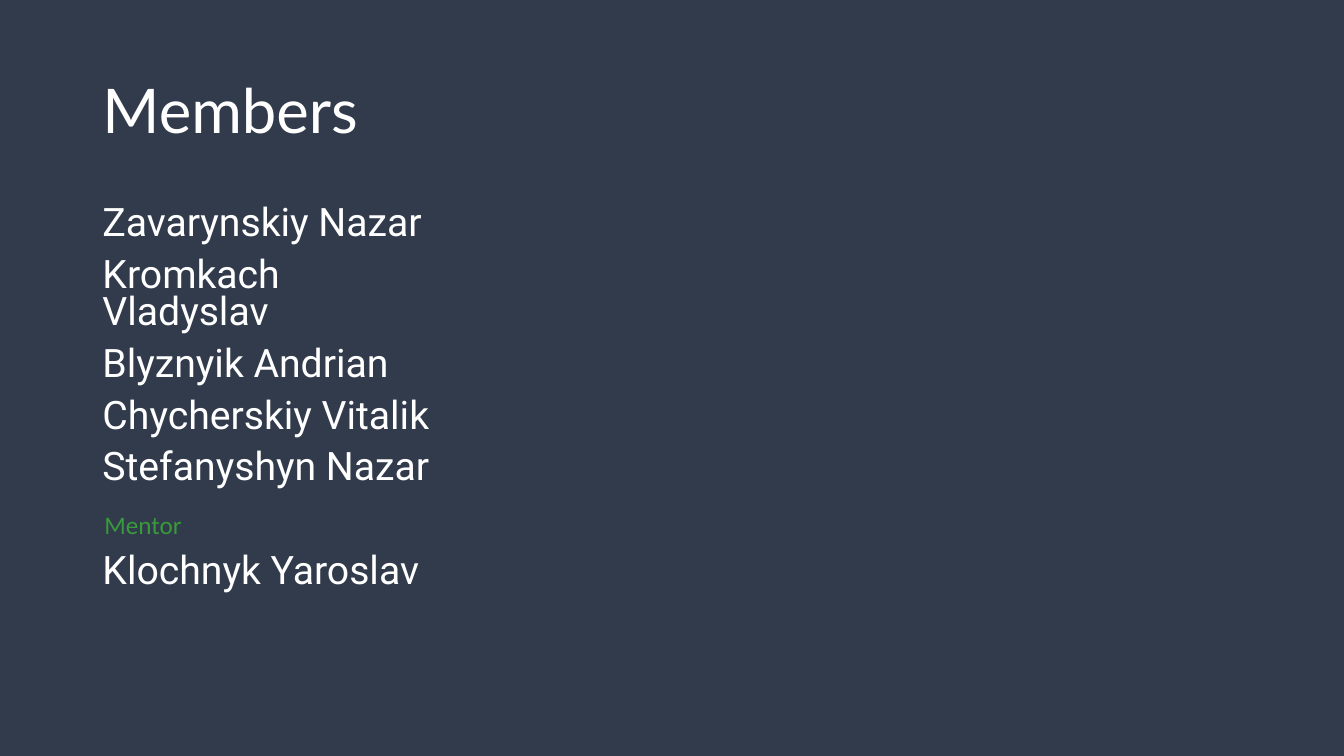
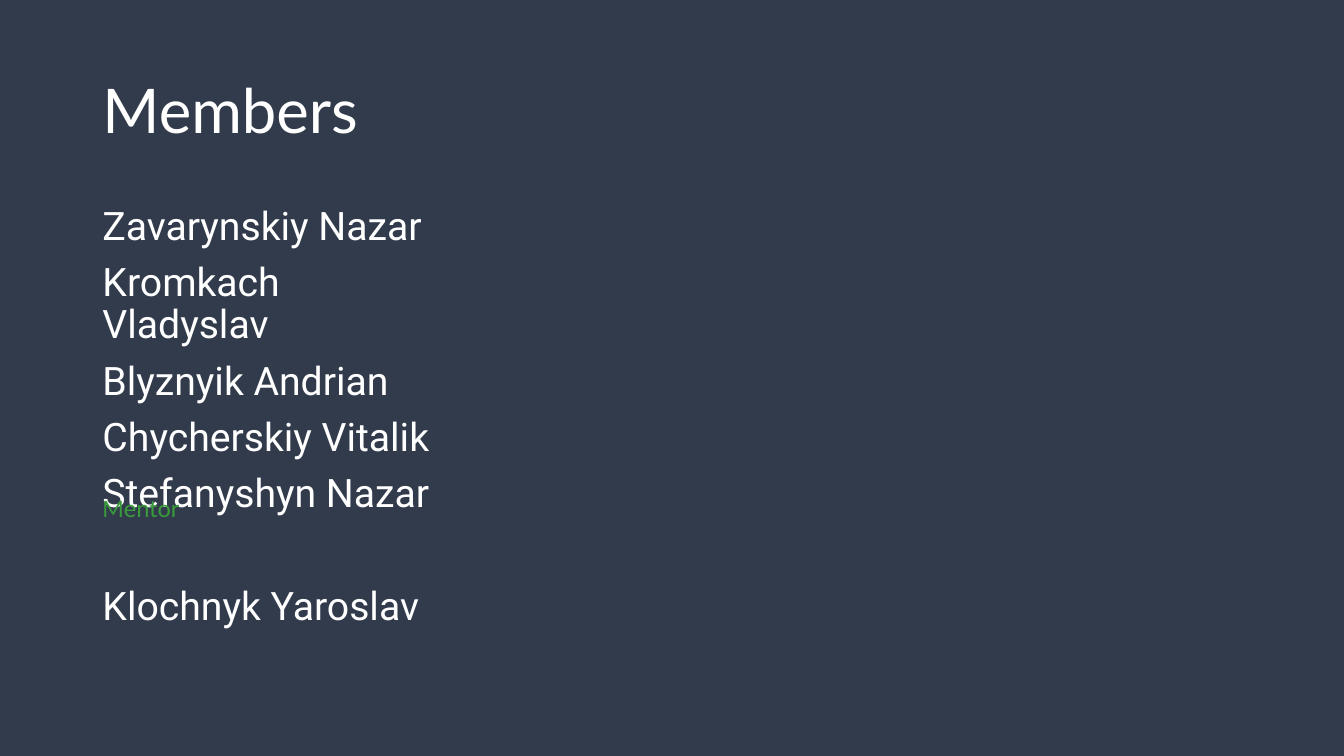
Before and after one commit to NewWorldOrderTeam/ZNAP, a slide deck: slide 2 of prototype/other/presentation/CNAP_nWo_v1.0.pptx. Drawn at 1344x756 pixels with LibreOffice and Linux fonts; fonts in the diff are those of the drawing; background and template pictures are left out. Boxes give left, top, right and bottom in pixels: in the first picture for what was removed or moved away, otherwise in the second. Text is boxed around its words. In the diff, an @@ line names an element or a change of style, - is before the commit and + after.

Commit message:
[^] Fix

```diff
--- a/prototype/other/presentation/CNAP_nWo_v1.0.pptx
+++ b/prototype/other/presentation/CNAP_nWo_v1.0.pptx
@@ text "Zavarynskiy Nazar" at [102, 210, 429, 629]: line spacing 0.8 to 0.9 @@
@@ text "Mentor" rewrapped from [104, 518, 181, 534] to [102, 496, 179, 517] @@
```
